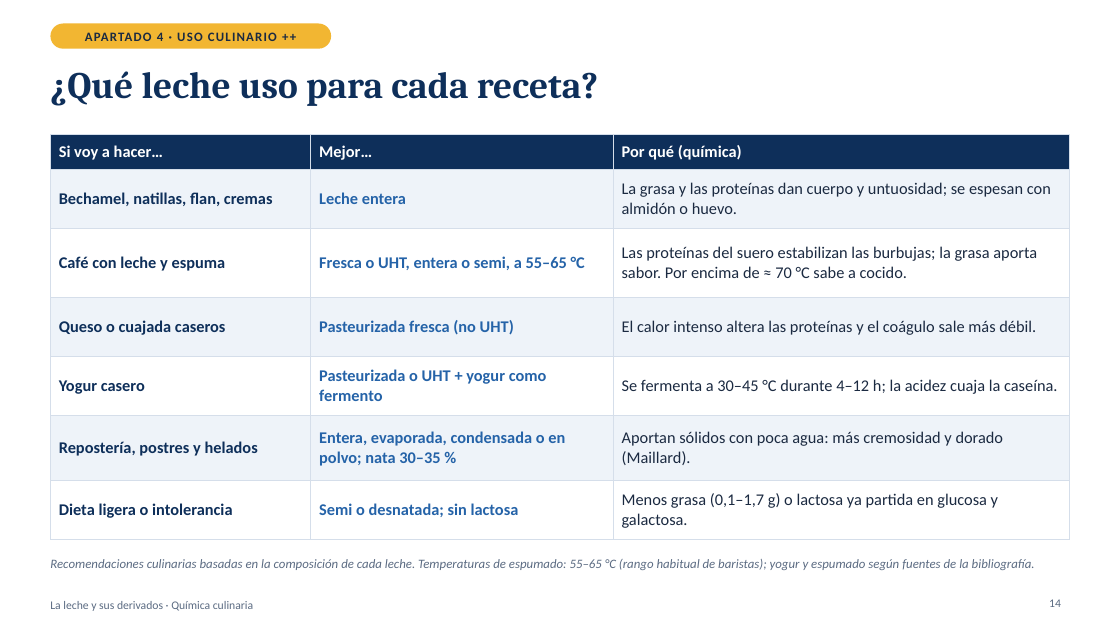
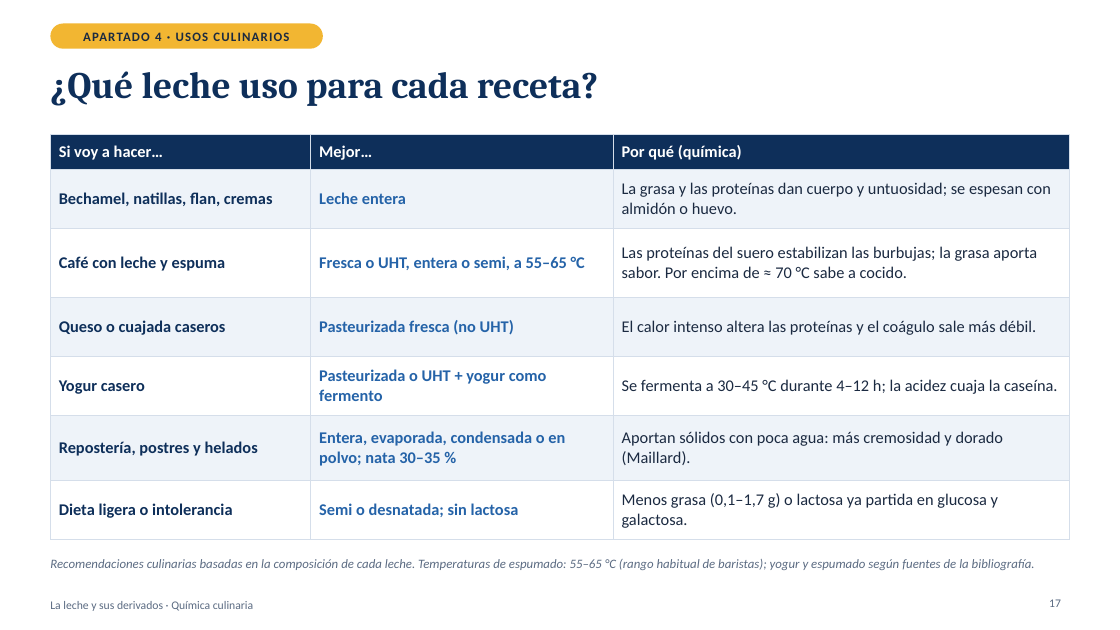
Before and after one commit to WhosErnest/YourFlyouts, a slide deck: slide 17 of presentacion-leche/La_leche_y_sus_derivados.pptx (slide 14 before the commit). Drawn at 1120x630 pixels with LibreOffice and Linux fonts; fonts in the diff are those of the drawing. Boxes give left, top, right and bottom in pixels: in the first picture for what was removed or moved away, otherwise in the second. Text is boxed around its words. In the diff, an @@ line names an element or a change of style, - is before the commit and + after.

```diff
--- a/presentacion-leche/La_leche_y_sus_derivados.pptx
+++ b/presentacion-leche/La_leche_y_sus_derivados.pptx
@@ rounded rectangle: place and size @@
-rounded rectangle at [50, 24, 331, 49]
+rounded rectangle at [50, 24, 323, 49]
@@ text at [83, 32, 289, 41]: text changed @@
-APARTADO 4 · USO CULINARIO ++
+APARTADO 4 · USOS CULINARIOS
@@ page number at [1049, 599, 1061, 607]: text changed @@
-14
+17
```
Also in this commit, not shown: 9 other slides changed, 6 slides added, 1 other file.
